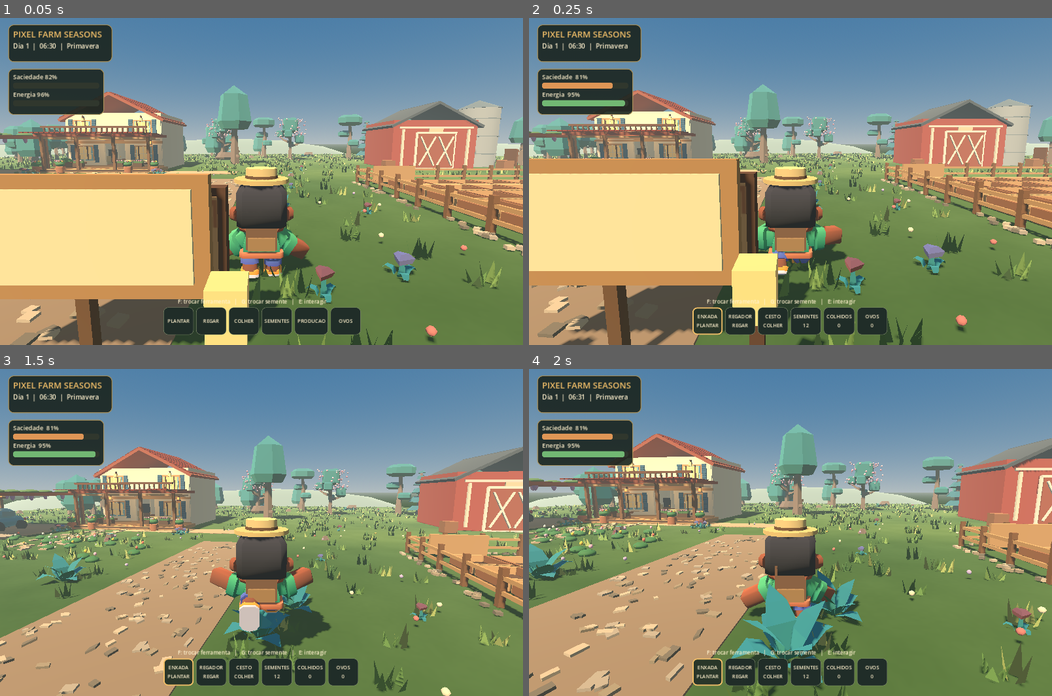
Above: before the commit, frames 1-4 (two rows, left to right).
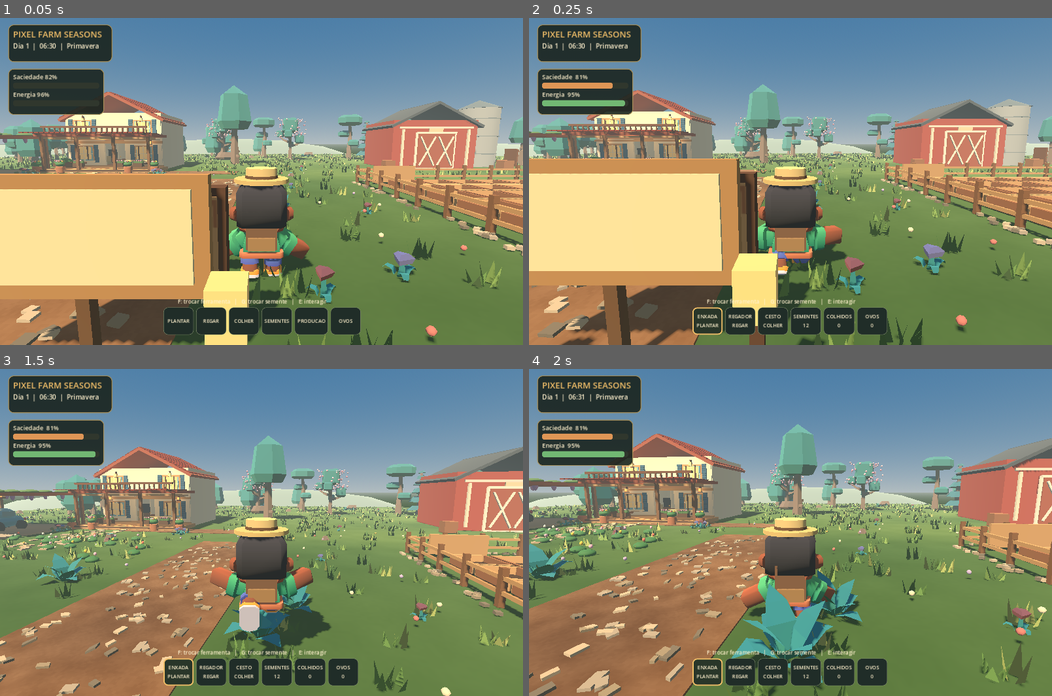
Above: after the commit, the same moments.

Repository: juniordev830/pixel-farm-seasons
Game: Godot game, scene res://scenes/farm_world.tscn
Two runs of this game, one before a commit and one after it. Both use one fixed random seed, a clock stepped at 60 frames per second and the inputs below.
Inputs (mouse positions are in pixels of both pictures, inside the frame that each line leads up to):
- Up to frame 1 (0.05 s): no input
- Up to frame 2 (0.25 s): no input
- Up to frame 3 (1.5 s): tap Enter (ui_accept) at 0.5 s; move the mouse to (287, 532) at 0.52 s; hold Ctrl (crouch) 0.53-1.28 s; hold W (move_forward) from 0.53 s (still down); tap Space (jump) at 0.77 s; move the mouse to (235, 532) at 1.27 s; tap Shift (sprint) at 1.35 s
- Up to frame 4 (2 s): keep holding W (move_forward); tap Space (jump) at 1.52 s

The runs differ from the first frame. In frame 1, 1.8% of the frame differs, in the area x 0-87%, y 46-100%; in frame 2, 2.5%; in frame 3, 11%; in frame 4, 13%, in the area x 0-47%, y 47-100%.

Commit message:
feat(visual): apply earthy path shader and smoother terrain shading in active Godot scene

Diff:
--- a/godot/scripts/cozy_reference_art.gd
+++ b/godot/scripts/cozy_reference_art.gd
@@ -96,8 +96,17 @@
         var soil := ShaderMaterial.new()
         soil.shader = earth
         for child in get_parent().get_children():
-            if child is MeshInstance3D and String(child.name).begins_with("Canteiro de terra"):
+            if child is MeshInstance3D and String(child.get_meta("native_prop", child.name)).begins_with("Canteiro de terra"):
                 (child as MeshInstance3D).material_override = soil
+    var path_shader := load("res://shaders/dirt_path_stylized.gdshader") as Shader
+    if path_shader != null:
+        var dirt := ShaderMaterial.new()
+        dirt.shader = path_shader
+        for child in get_parent().get_children():
+            if child is MeshInstance3D:
+                var tag := String(child.get_meta("native_prop", child.name))
+                if tag.begins_with("Estrada da fazenda") or tag.begins_with("Caminho ate a varanda"):
+                    (child as MeshInstance3D).material_override = dirt
 
 
 func _farmhouse_details() -> void:
